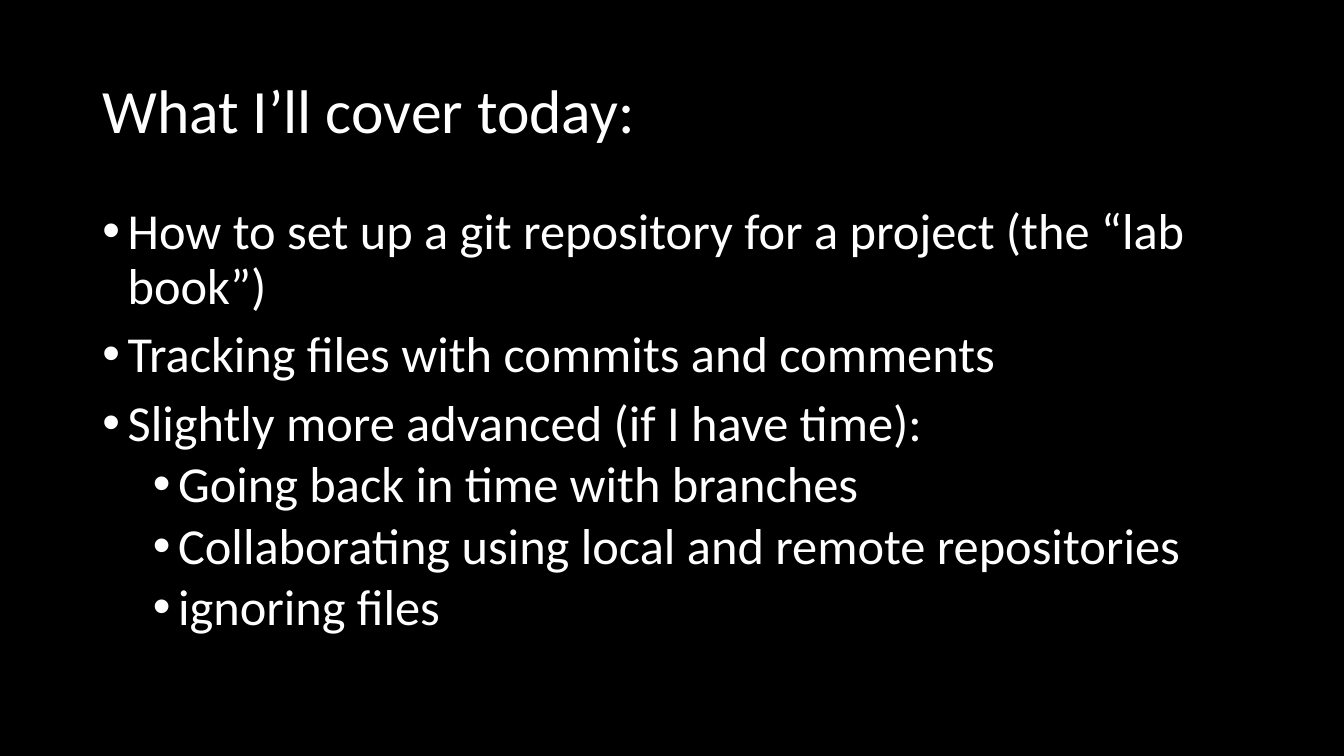
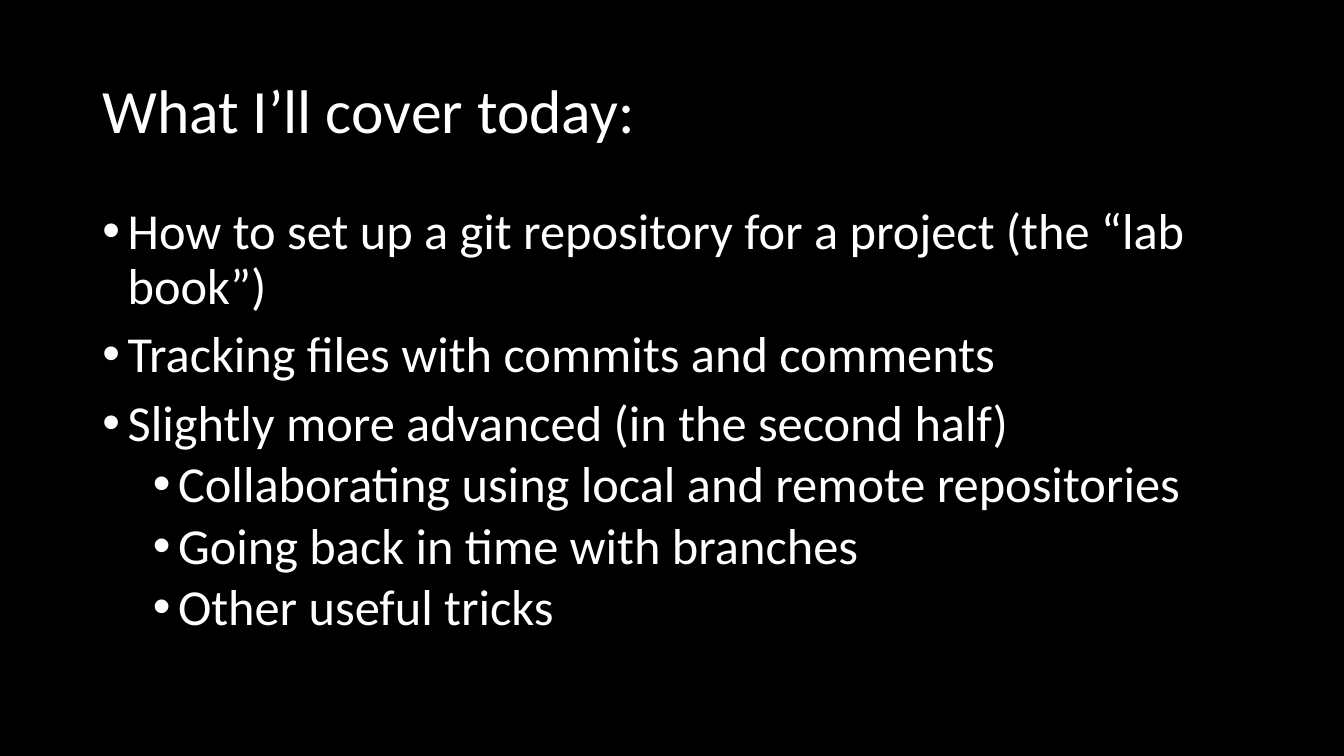
Before and after one commit to adsmithca/DFO_R_workshops, a slide deck: slide 10 of dfo_git_workshop/Using version control.pptx. Drawn at 1344x756 pixels with LibreOffice and Linux fonts; fonts in the diff are those of the drawing. Boxes give left, top, right and bottom in pixels: in the first picture for what was removed or moved away, otherwise in the second. Text is boxed around its words. In the diff, an @@ line names an element or a change of style, - is before the commit and + after.

```diff
--- a/dfo_git_workshop/Using version control.pptx
+++ b/dfo_git_workshop/Using version control.pptx
@@ text at <box>128,404,1180,511</box>: text changed @@
-• Slightly more advanced (if I have time):
+• Slightly more advanced (in the second half)
+  • Collaborating using local and remote repositories
@@ text at <box>178,590,553,626</box>: text changed @@
-  • Collaborating using local and remote repositories
-  • ignoring files
+  • Other useful tricks
```
Also in this commit, not shown: 2 other slides changed, 1 other file.
